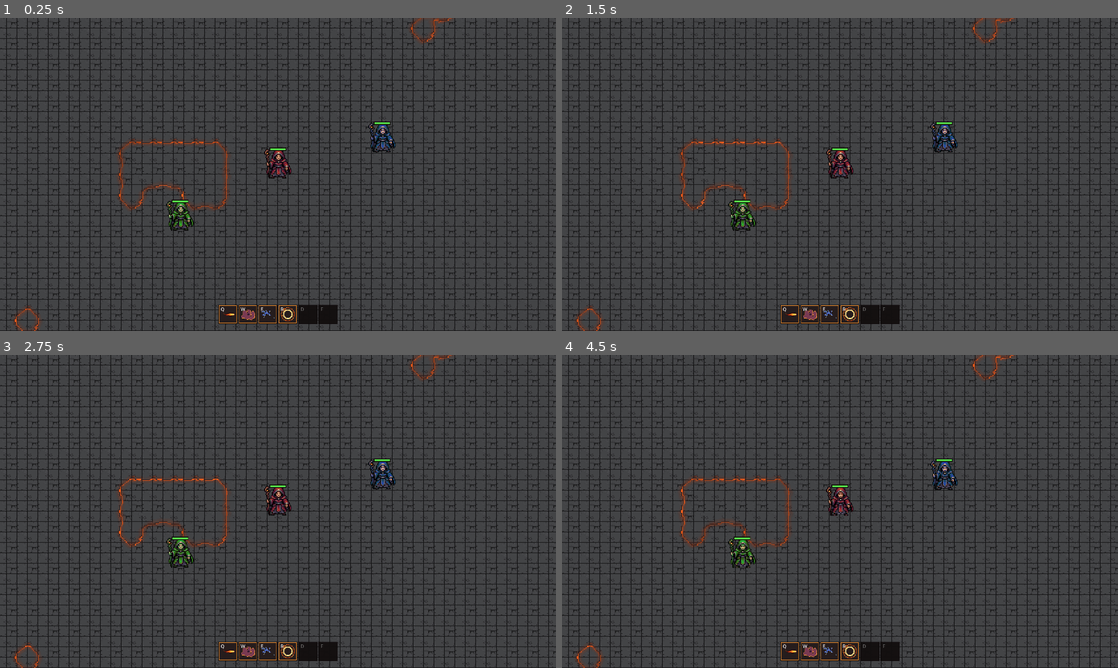
Above: before the commit, frames 1-4 (two rows, left to right).
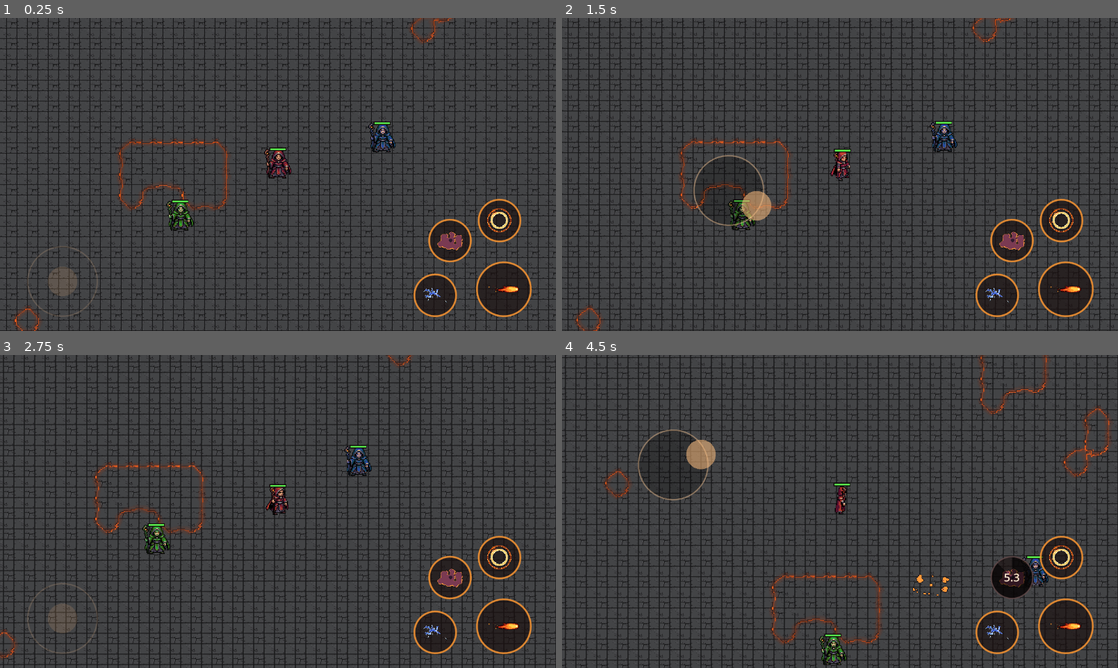
Above: after the commit, the same moments.

Repository: MariosToump/warlocks_on_android
Game: Godot game, scene res://scenes/game.tscn
Same seed, same stepped clock (60 frames per second), same inputs: the game is played once before the commit and once after it.
Inputs (mouse positions are in pixels of both pictures, inside the frame that each line leads up to):
- Up to frame 1 (0.25 s): no input
- Up to frame 2 (1.5 s): tap Enter at 0.5 s; move the mouse to (962, 158) at 0.52 s; hold D (move_right) 0.53-1.25 s; tap Down (cam_down) at 0.6 s; click (962, 158) at 0.67 s; drag from (728, 190) to (812, 237) at 1.27 s
- Up to frame 3 (2.75 s): move the mouse to (333, 442) at 2.02 s; hold D (move_right) from 2.03 s (still down); tap Right (cam_right) at 2.1 s; click (333, 442) at 2.17 s
- Up to frame 4 (4.5 s): release D (move_right) at 2.75 s; tap Space at 2.75 s; drag from (812, 574) to (673, 464) at 2.77 s; move the mouse to (1006, 558) at 3.52 s; hold A (move_left) 3.53-4.25 s; tap Down (cam_down) at 3.6 s; click (1006, 558) at 3.67 s; drag from (673, 464) to (756, 433) at 4.27 s

The runs differ from the first frame. In frame 1, 5.1% of the frame differs, in the area x 4-96%, y 57-98%; in frame 2, 27%; in frame 3, 39%, in the area x 0-100%, y 0-100%; in frame 4, 38%.

Commit message:
Android version: touch controls, mobile settings, export preset
- Floating joystick (left half) and drag-to-aim spell buttons (bottom
  right); tap auto-aims, drag back onto a button cancels, shield on touch
- Landscape (sensor), expand aspect for wide phones, Compatibility
  renderer, ETC2/ASTC, mouse emulates touch for desktop testing
- Android export preset (arm64, debug), app icon from the wizard sprite
- tools/deploy_android.sh builds, installs and launches on the phone
- tools/test_touch.gd simulates touches; replaces the PC spell bar

Co-Authored-By: Claude Opus 5.5 <noreply@anthropic.com>

Diff:
--- a/project.godot
+++ b/project.godot
@@ -10,15 +10,18 @@
 
 [application]
 
-config/name="Lava Warlocks"
+config/name="Lava Warlocks Mobile"
 run/main_scene="res://scenes/game.tscn"
 config/features=PackedStringArray("4.7")
+config/icon="res://icon.png"
 
 [display]
 
 window/size/viewport_width=1280
 window/size/viewport_height=720
 window/stretch/mode="viewport"
+window/stretch/aspect="expand"
+window/handheld/orientation=4
 
 [input]
 
@@ -93,7 +96,15 @@
 ]
 }
 
+[input_devices]
+
+pointing/emulate_touch_from_mouse=true
+
 [rendering]
+
+renderer/rendering_method="gl_compatibility"
+renderer/rendering_method.mobile="gl_compatibility"
 
 textures/canvas_textures/default_texture_filter=0
 2d/snap/snap_2d_transforms_to_pixel=true
+textures/vram_compression/import_etc2_astc=true
--- a/scenes/game.tscn
+++ b/scenes/game.tscn
@@ -4,7 +4,7 @@
 [ext_resource type="PackedScene" path="res://scenes/arena.tscn" id="2_arena"]
 [ext_resource type="PackedScene" path="res://scenes/wizard.tscn" id="3_wiz"]
 [ext_resource type="Script" path="res://scripts/player_controller.gd" id="4_pc"]
-[ext_resource type="Script" path="res://scripts/spell_bar.gd" id="5_bar"]
+[ext_resource type="Script" path="res://scripts/touch_controls.gd" id="5_touch"]
 
 [node name="Game" type="Node2D"]
 script = ExtResource("1_game")
@@ -21,18 +21,12 @@
 
 [node name="HUD" type="CanvasLayer" parent="."]
 
-[node name="SpellBar" type="Control" parent="HUD"]
+[node name="TouchControls" type="Control" parent="HUD"]
 layout_mode = 3
-anchors_preset = 7
-anchor_left = 0.5
-anchor_top = 1.0
-anchor_right = 0.5
+anchors_preset = 15
+anchor_right = 1.0
 anchor_bottom = 1.0
-offset_left = -135.0
-offset_top = -58.0
-offset_right = 135.0
-offset_bottom = -18.0
 grow_horizontal = 2
-grow_vertical = 0
+grow_vertical = 2
 mouse_filter = 2
-script = ExtResource("5_bar")
+script = ExtResource("5_touch")
--- a/scripts/game.gd
+++ b/scripts/game.gd
@@ -11,7 +11,7 @@
 @onready var arena: Arena = $Arena
 @onready var wizards: Node2D = $Wizards
 @onready var player: Wizard = $Wizards/Player
-@onready var spell_bar: SpellBar = $HUD/SpellBar
+@onready var touch: TouchControls = $HUD/TouchControls
 
 var _spawns := {} # Wizard -> spawn position
 
@@ -23,7 +23,7 @@
 		_spawn_dummy(Wizard.TeamColor.BLUE, Vector2(160, -40))
 		_spawn_dummy(Wizard.TeamColor.GREEN, Vector2(-150, 80))
 
-	spell_bar.wizard = player
+	touch.wizard = player
 
 	arena.camera.target = player
 	arena.camera.zoom = Vector2(follow_zoom, follow_zoom)
--- a/scripts/spell_bar.gd
+++ /dev/null
@@ -1,49 +0,0 @@
-class_name SpellBar
-extends Control
-## Placeholder spell bar: Q W E R D F slots with icon, key and cooldown.
-## Swapped for PixelLab UI art in the polish milestone.
-
-const SLOTS := ["Q", "W", "E", "R", "D", "F"]
-const SIZE := 40
-const GAP := 6
-
-var wizard: Wizard
-
-
-func _ready() -> void:
-	custom_minimum_size = Vector2(SLOTS.size() * (SIZE + GAP) - GAP, SIZE)
-	mouse_filter = Control.MOUSE_FILTER_IGNORE
-
-
-func _process(_delta: float) -> void:
-	queue_redraw()
-
-
-func _draw() -> void:
-	var font := ThemeDB.fallback_font
-	for i in SLOTS.size():
-		var slot: String = SLOTS[i]
-		var r := Rect2(i * (SIZE + GAP), 0, SIZE, SIZE)
-		var spell: Spell = wizard.get_spell(slot) if wizard else null
-		draw_rect(r.grow(2), Color(0.05, 0.03, 0.03, 0.9))
-		draw_rect(r, Color(0.16, 0.12, 0.12, 0.9) if spell else Color(0.08, 0.07, 0.07, 0.7))
-		if spell:
-			if spell.icon:
-				_draw_icon(spell.icon, r.grow(-3))
-			var cd := spell.cooldown_ratio()
-			if cd > 0.0:
-				var h := roundf(SIZE * cd)
-				draw_rect(Rect2(r.position.x, r.position.y + SIZE - h, SIZE, h), Color(0, 0, 0, 0.65))
-				draw_string(font, r.position + Vector2(0, 26), "%.1f" % spell.cooldown_left,
-						HORIZONTAL_ALIGNMENT_CENTER, SIZE, 13, Color(1, 0.9, 0.8))
-			else:
-				draw_rect(r, Color(1, 0.6, 0.2, 0.9), false, 1.0)
-		draw_string(font, r.position + Vector2(3, 12), slot, HORIZONTAL_ALIGNMENT_LEFT, -1, 11,
-				Color(1, 1, 1, 0.9 if spell else 0.35))
-
-
-func _draw_icon(tex: Texture2D, box: Rect2) -> void:
-	var s := tex.get_size()
-	var k := minf(box.size.x / s.x, box.size.y / s.y)
-	var fit := s * k
-	draw_texture_rect(tex, Rect2(box.get_center() - fit / 2.0, fit), false)
--- /dev/null
+++ b/scripts/touch_controls.gd
@@ -0,0 +1,263 @@
+class_name TouchControls
+extends Control
+## On-screen controls for phones.
+## - Left half: a floating joystick appears where the thumb lands; drag to walk.
+## - Bottom right: spell buttons. Drag a button to aim (a guide shows in the
+##   arena), release to cast. A quick tap auto-aims at the nearest enemy.
+##   Drag back onto the button before releasing to cancel. Shield casts on touch.
+## Works with a mouse too (project setting emulate_touch_from_mouse).
+
+const STICK_R := 80.0 ## how far the knob can travel
+const STICK_DEAD := 0.15
+const AIM_DEAD := 22.0 ## drag shorter than this = tap (auto-aim)
+const AIM_FULL := 110.0 ## drag length for full blink distance
+const MARGIN := 34.0
+const INSTANT_SLOTS := ["R"]
+## Button layout around the main (Q) button, bottom right.
+const LAYOUT := {
+	"Q": {"offset": Vector2.ZERO, "r": 62.0},
+	"E": {"offset": Vector2(-158, 14), "r": 48.0},
+	"W": {"offset": Vector2(-124, -112), "r": 48.0},
+	"R": {"offset": Vector2(-10, -158), "r": 48.0},
+}
+
+var wizard: Wizard
+
+var _stick_index := -1
+var _stick_origin := Vector2.ZERO
+var _stick_pos := Vector2.ZERO
+var _aim_index := -1
+var _aim_slot := ""
+var _aim_vec := Vector2.ZERO
+var _flash := {} # slot -> seconds of press flash left
+var _guide: AimGuide
+
+
+func _ready() -> void:
+	set_anchors_preset(Control.PRESET_FULL_RECT)
+	mouse_filter = Control.MOUSE_FILTER_IGNORE
+
+
+func _process(delta: float) -> void:
+	if wizard and _guide == null and wizard.is_inside_tree():
+		_guide = AimGuide.new()
+		wizard.get_parent().add_child(_guide)
+	for k in _flash.keys():
+		_flash[k] = maxf(_flash[k] - delta, 0.0)
+	if wizard and _stick_index >= 0:
+		var v := (_stick_pos - _stick_origin) / STICK_R
+		wizard.move_target = null
+		wizard.move_dir = v.limit_length(1.0) if v.length() > STICK_DEAD else Vector2.ZERO
+	_update_guide()
+	queue_redraw()
+
+
+# --- input ------------------------------------------------------------------
+
+func _input(event: InputEvent) -> void:
+	if wizard == null:
+		return
+	if event is InputEventScreenTouch:
+		var t := event as InputEventScreenTouch
+		if t.pressed:
+			_touch_down(t.index, t.position)
+		else:
+			_touch_up(t.index)
+	elif event is InputEventScreenDrag:
+		var d := event as InputEventScreenDrag
+		if d.index == _stick_index:
+			_stick_pos = _stick_origin + (d.position - _stick_origin).limit_length(STICK_R)
+		elif d.index == _aim_index:
+			_aim_vec = d.position - _button_center(_aim_slot)
+
+
+func _touch_down(index: int, pos: Vector2) -> void:
+	var slot := _button_at(pos)
+	if slot != "":
+		get_viewport().set_input_as_handled()
+		if slot in INSTANT_SLOTS:
+			_cast(slot, Vector2.ZERO, true)
+		elif _aim_index < 0:
+			_aim_index = index
+			_aim_slot = slot
+			_aim_vec = Vector2.ZERO
+		return
+	if pos.x < size.x * 0.5 and _stick_index < 0:
+		get_viewport().set_input_as_handled()
+		_stick_index = index
+		_stick_origin = pos
+		_stick_pos = pos
+
+
+func _touch_up(index: int) -> void:
+	if index == _stick_index:
+		_stick_index = -1
+		wizard.move_dir = Vector2.ZERO
+	elif index == _aim_index:
+		var slot := _aim_slot
+		var v := _aim_vec
+		_aim_index = -1
+		_aim_slot = ""
+		# Released back on the button after aiming = cancel.
+		var r: float = LAYOUT[slot].r
+		if v.length() < AIM_DEAD or v.length() > r:
+			_cast(slot, v, v.length() < AIM_DEAD)
+
+
+func _cast(slot: String, aim_vec: Vector2, tapped: bool) -> void:
+	if wizard.cast(slot, _target_for(slot, aim_vec, tapped)):
+		_flash[slot] = 0.15
+
+
+# --- aiming -------------------------------------------------------------------
+
+## World point the spell is cast at.
+func _target_for(slot: String, aim_vec: Vector2, tapped: bool) -> Vector2:
+	var p := wizard.global_position
+	var spell := wizard.get_spell(slot)
+	if tapped:
+		if slot == "W": # blink: where you're heading, else where you face
+			var dir := wizard.move_dir if wizard.move_dir != Vector2.ZERO else _facing_vec()
+			return p + dir.normalized() * _reach(spell)
+		var enemy := _nearest_enemy()
+		return enemy.global_position if enemy else p + _facing_vec() * _reach(spell)
+	var reach := _reach(spell)
+	if slot == "W":
+		reach *= clampf(aim_vec.length() / AIM_FULL, 0.25, 1.0)
+	return p + aim_vec.normalized() * reach
+
+
+func _reach(spell: Spell) -> float:
+	if spell is BlinkSpell:
+		return spell.max_distance
+	if spell is LightningSpell:
+		return spell.max_range
+	if spell is FireballSpell:
+		return 320.0 # guide length; it flies further
+	return 100.0
+
+
+func _nearest_enemy() -> Wizard:
+	var best: Wizard = null
+	var best_d := INF
+	for n in get_tree().get_nodes_in_group("wizards"):
+		var w := n as Wizard
+		if w == wizard or not w.alive:
+			continue
+		var d := w.global_position.distance_squared_to(wizard.global_position)
+		if d < best_d:
+			best = w
+			best_d = d
+	return best
+
+
+func _facing_vec() -> Vector2:
+	return Vector2.from_angle(Wizard.DIRS.find(wizard.facing) * PI / 4.0)
+
+
+func _update_guide() -> void:
+	if _guide == null:
+		return
+	_guide.visible = _aim_index >= 0 and wizard.alive
+	if not _guide.visible:
+		return
+	var tapped := _aim_vec.length() < AIM_DEAD
+	var cancel := _aim_vec.length() <= float(LAYOUT[_aim_slot].r) and not tapped
+	_guide.global_position = wizard.global_position
+	_guide.target = _target_for(_aim_slot, _aim_vec, tapped) - wizard.global_position
+	_guide.blink = _aim_slot == "W"
+	_guide.cancel = cancel
+	_guide.queue_redraw()
+
+
+# --- layout & drawing ---------------------------------------------------------
+
+func _button_center(slot: String) -> Vector2:
+	var q_r: float = LAYOUT.Q.r
+	var base := size - Vector2(MARGIN + q_r + 24.0, MARGIN + q_r)
+	return base + LAYOUT[slot].offset
+
+
+func _button_at(pos: Vector2) -> String:
+	for slot in LAYOUT:
+		if wizard.get_spell(slot) and pos.distance_to(_button_center(slot)) <= LAYOUT[slot].r + 12.0:
+			return slot
+	return ""
+
+
+func _draw() -> void:
+	if wizard == null:
+		return
+	# Joystick (a faint hint where it usually sits when not touched).
+	if _stick_index >= 0:
+		draw_circle(_stick_origin, STICK_R, Color(0, 0, 0, 0.25))
+		draw_arc(_stick_origin, STICK_R, 0, TAU, 48, Color(1, 0.8, 0.6, 0.45), 3.0, true)
+		draw_circle(_stick_pos, 34.0, Color(1, 0.75, 0.5, 0.55))
+	else:
+		var hint := Vector2(MARGIN + STICK_R + 30.0, size.y - MARGIN - STICK_R)
+		draw_arc(hint, STICK_R, 0, TAU, 48, Color(1, 0.8, 0.6, 0.18), 3.0, true)
+		draw_circle(hint, 34.0, Color(1, 0.75, 0.5, 0.15))
+
+	var font := ThemeDB.fallback_font
+	for slot in LAYOUT:
+		var spell := wizard.get_spell(slot)
+		if spell == null:
+			continue
+		var c := _button_center(slot)
+		var r: float = LAYOUT[slot].r
+		var held: bool = slot == _aim_slot
+		draw_circle(c, r, Color(0.1, 0.06, 0.06, 0.8 if held else 0.65), true, -1.0, true)
+		if spell.icon:
+			var s := spell.icon.get_size()
+			var box := r * 1.25
+			var k := box / maxf(s.x, s.y)
+			draw_texture_rect(spell.icon, Rect2(c - s * k / 2.0, s * k), false)
+		var cd := spell.cooldown_ratio()
+		if cd > 0.0:
+			_draw_pie(c, r, cd, Color(0, 0, 0, 0.6))
+			draw_string(font, c + Vector2(-r, 9), "%.1f" % spell.cooldown_left,
+					HORIZONTAL_ALIGNMENT_CENTER, r * 2.0, 26, Color(1, 0.92, 0.82))
+			draw_arc(c, r, 0, TAU, 48, Color(0.4, 0.3, 0.3, 0.8), 3.0, true)
+		else:
+			var glow := 1.0 if held or _flash.get(slot, 0.0) > 0.0 else 0.85
+			draw_arc(c, r, 0, TAU, 48, Color(1, 0.6, 0.2, glow), 4.0, true)
+		if held and _aim_vec.length() >= AIM_DEAD:
+			# Thumb position, so you can see where you're dragging.
+			draw_circle(c + _aim_vec.limit_length(r + 60.0), 14.0, Color(1, 0.8, 0.5, 0.5))
+
+
+## Cooldown shade: a pie slice covering `ratio` of the button, clockwise from top.
+func _draw_pie(c: Vector2, r: float, ratio: float, col: Color) -> void:
+	var pts := PackedVector2Array([c])
+	var steps := maxi(int(48 * ratio), 2)
+	for i in steps + 1:
+		var a := -PI / 2.0 + TAU * ratio * float(i) / steps
+		pts.append(c + Vector2.from_angle(a) * r)
+	draw_colored_polygon(pts, col)
+
+
+## Drawn in the arena while aiming: a dashed line to the target, or a ring
+## where a blink lands. Red-ish when releasing would cancel.
+class AimGuide extends Node2D:
+	var target := Vector2.ZERO
+	var blink := false
+	var cancel := false
+
+	func _ready() -> void:
+		z_index = 4
+		visible = false
+
+	func _draw() -> void:
+		var col := Color(1, 0.35, 0.3, 0.5) if cancel else Color(1, 0.9, 0.7, 0.75)
+		var hand := Vector2(0, -16)
+		var to := target + hand
+		var n := int(to.distance_to(hand) / 12.0)
+		for i in n:
+			if i % 2 == 0:
+				draw_line(hand.lerp(to, float(i) / n), hand.lerp(to, float(i + 1) / n), col, 2.0)
+		if blink:
+			draw_arc(target, 10.0, 0, TAU, 20, col, 2.0)
+		else:
+			var d := (to - hand).normalized()
+			draw_line(to, to - d.rotated(0.5) * 9.0, col, 2.0)
+			draw_line(to, to - d.rotated(-0.5) * 9.0, col, 2.0)
--- /dev/null
+++ b/tools/test_touch.gd
@@ -0,0 +1,140 @@
+extends SceneTree
+## Mobile test: simulated touches drive the joystick and spell buttons.
+##   godot --path . -s tools/test_touch.gd -- <screenshot_dir>
+
+var game: Node
+var player: Wizard
+var touch: TouchControls
+var out_dir := ""
+var failures := 0
+
+
+func _init() -> void:
+	var args := OS.get_cmdline_user_args()
+	out_dir = args[0] if args.size() > 0 else ""
+	game = load("res://scenes/game.tscn").instantiate()
+	root.add_child(game)
+	_run.call_deferred()
+
+
+func _run() -> void:
+	await _frames(5)
+	player = game.get_node("Wizards/Player")
+	touch = game.get_node("HUD/TouchControls")
+	var c: Vector2 = game.get_node("Arena").get_center()
+	_check(touch.wizard == player, "touch controls drive the player")
+
+	# Joystick: finger down on the left, drag right.
+	var start := player.global_position
+	_touch(0, Vector2(250, 500), true)
+	_drag(0, Vector2(330, 500))
+	await _seconds(0.5)
+	_check(player.move_dir.x > 0.9, "joystick sets move_dir (%s)" % player.move_dir)
+	_check(player.global_position.x - start.x > 50.0, "player walks right (%.0f px)" % (player.global_position.x - start.x))
+	await _shot("1_joystick")
+	_touch(0, Vector2(330, 500), false)
+	await _frames(2)
+	_check(player.move_dir == Vector2.ZERO, "release stops")
+
+	# Tap Q: auto-aims at the nearest enemy.
+	await _seconds(0.3)
+	var q_pos := touch._button_center("Q")
+	_touch(1, q_pos, true)
+	_touch(1, q_pos, false)
+	_check(player.is_casting() and player.get_spell("Q").cooldown_left > 0.0, "tap Q casts fireball")
+	await _seconds(0.3)
+	var p := _find_projectile()
+	var enemy := touch._nearest_enemy()
+	_check(p != null and enemy != null and p.direction.dot((enemy.global_position - player.global_position).normalized()) > 0.98, "tap auto-aims at nearest enemy")
+	await _seconds(0.6)
+
+	# Drag W left, release: blink left.
+	player.global_position = c
+	await _frames(2)
+	var w_pos := touch._button_center("W")
+	_touch(2, w_pos, true)
+	_drag(2, w_pos + Vector2(-140, 0))
+	await _frames(3)
+	await _shot("2_aim_blink")
+	_touch(2, w_pos + Vector2(-140, 0), false)
+	await _seconds(0.2)
+	_check(c.x - player.global_position.x > 180.0, "drag-aimed blink goes left (%.0f px)" % (c.x - player.global_position.x))
+
+	# Drag E but come back onto the button: cancelled.
+	var e_pos := touch._button_center("E")
+	_touch(3, e_pos, true)
+	_drag(3, e_pos + Vector2(0, -120))
+	await _frames(3)
+	await _shot("3_aim_lightning")
+	_drag(3, e_pos + Vector2(0, -30))
+	_touch(3, e_pos + Vector2(0, -30), false)
+	await _frames(3)
+	_check(player.get_spell("E").cooldown_left == 0.0, "drag back onto button cancels")
+
+	# R: instant shield on touch.
+	var r_pos := touch._button_center("R")
+	_touch(4, r_pos, true)
+	await _seconds(0.2)
+	_touch(4, r_pos, false)
+	_check(player.is_shielded(), "touching R raises the shield")
+
+	# Two fingers at once: walk while aiming.
+	_touch(5, Vector2(250, 500), true)
+	_drag(5, Vector2(250, 420))
+	_touch(6, e_pos, true)
+	_drag(6, e_pos + Vector2(-120, -40))
+	await _seconds(0.3)
+	_check(player.move_dir.y < -0.9, "walking with one thumb...")
+	_check(touch._aim_slot == "E", "...while aiming with the other")
+	await _shot("4_multitouch")
+	_touch(6, e_pos + Vector2(-120, -40), false)
+	_touch(5, Vector2(250, 420), false)
+	await _seconds(0.2)
+	_check(player.get_spell("E").cooldown_left > 0.0, "lightning cast on release")
+
+	print("TEST %s (%d failures)" % ["PASSED" if failures == 0 else "FAILED", failures])
+	quit(1 if failures else 0)
+
+
+func _touch(i: int, pos: Vector2, down: bool) -> void:
+	var e := InputEventScreenTouch.new()
+	e.index = i
+	e.position = pos
+	e.pressed = down
+	root.push_input(e)
+
+
+func _drag(i: int, pos: Vector2) -> void:
+	var e := InputEventScreenDrag.new()
+	e.index = i
+	e.position = pos
+	root.push_input(e)
+
+
+func _find_projectile() -> Projectile:
+	for n in game.get_node("Wizards").get_children():
+		if n is Projectile and not n.is_queued_for_deletion():
+			return n
+	return null
+
+
+func _check(ok: bool, what: String) -> void:
+	print(("  ok   " if ok else "  FAIL ") + what)
+	if not ok:
+		failures += 1
+
+
+func _frames(n: int) -> void:
+	for i in n:
+		await process_frame
+
+
+func _seconds(s: float) -> void:
+	await create_timer(s).timeout
+
+
+func _shot(name: String) -> void:
+	if out_dir == "" or DisplayServer.get_name() == "headless":
+		return
+	await _frames(1)
+	root.get_texture().get_image().save_png("%s/mob_%s.png" % [out_dir, name])
Not shown, added: export_presets.cfg
Binary file added: icon.png
Not shown, added: icon.png.import
Not shown, removed: scripts/spell_bar.gd.uid
Not shown, added: scripts/touch_controls.gd.uid
Not shown, added: tools/test_touch.gd.uid
Not shown, added: tools/deploy_android.sh
